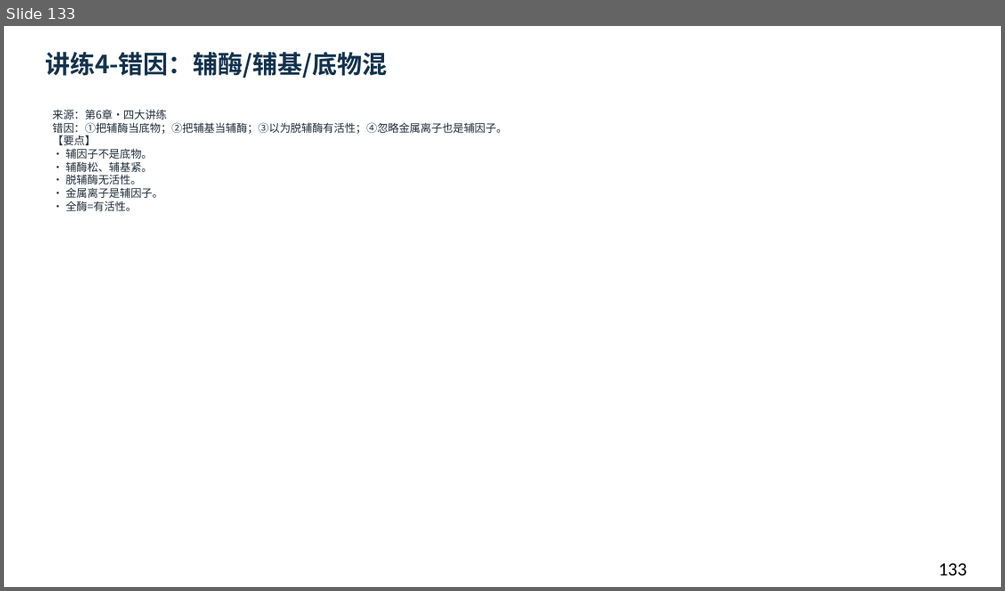
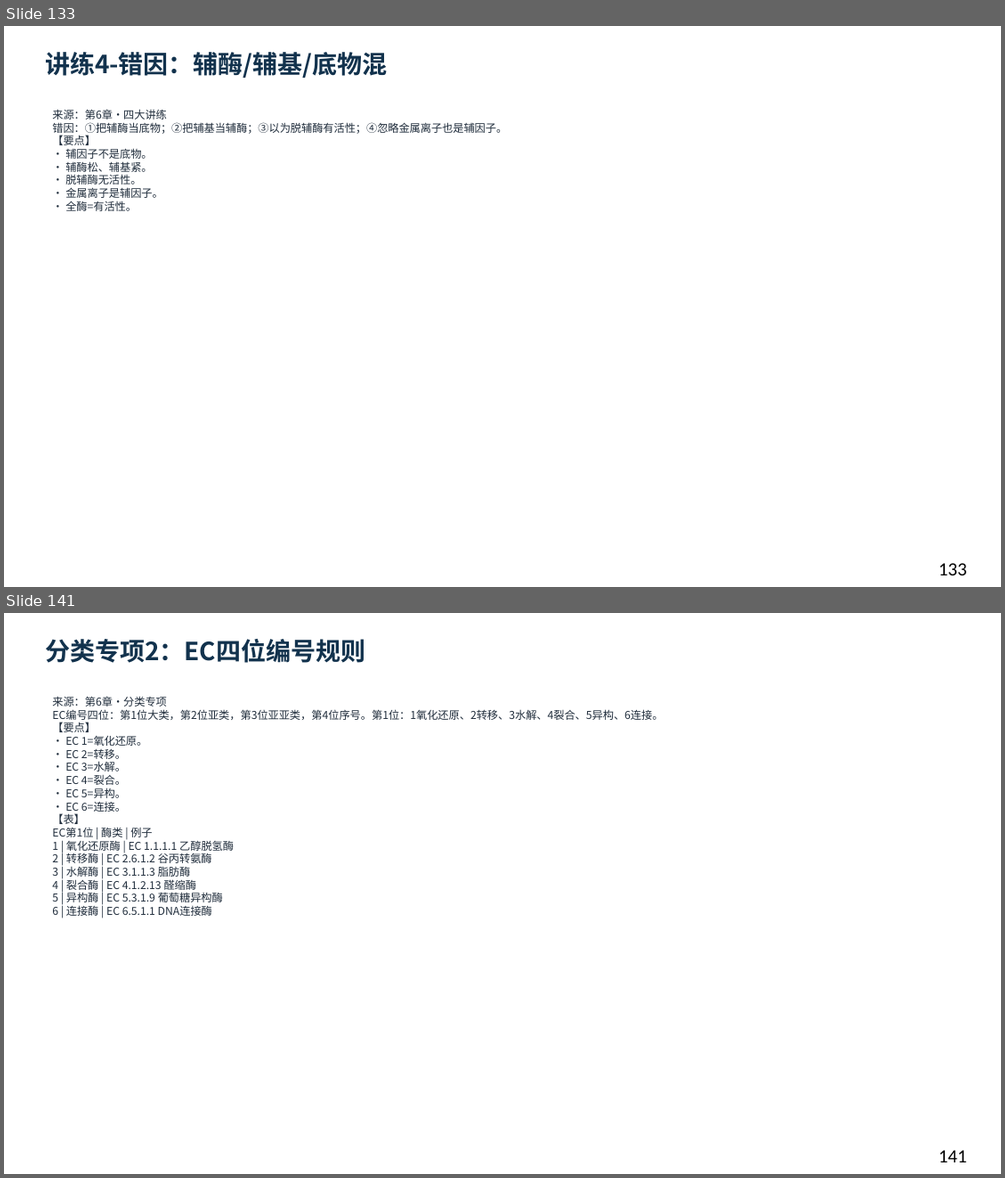
Before and after one commit to newkan-li/Biochemistry, a slide deck: downloads/bc06-ai-style.pptx. Shown one above the other, each under a label of ours: slide 133 before the commit, slides 133 and 141 after it; the slides between them are not shown. The pictures are 1005x591 and 1005x1178 pixels, drawn with LibreOffice and Linux fonts; fonts in the diff are those of the drawing. Boxes give left, top, right and bottom in pixels: in the first picture for what was removed or moved away, otherwise in the second. Text is boxed around its words. In the diff, an @@ line names an element or a change of style, - is before the commit and + after.

Commit message:
bc06加计算专项6页+分类专项6页(EC编号)+网页题55;下载146页;版本20261112bm

```diff
--- a/downloads/bc06-ai-style.pptx
+++ b/downloads/bc06-ai-style.pptx
@@ slide 141 added at <box>4,613,1001,1174</box>, background #FFFFFF @@
@@ text added at <box>45,639,365,663</box>, 24 pt, text #12324D, bold @@
+分类专项2：EC四位编号规则
@@ text added at <box>52,696,663,916</box>, 10.5 pt, text #202D3C @@
+来源：第6章·分类专项
+EC编号四位：第1位大类，第2位亚类，第3位亚亚类，第4位序号。第1位：1氧化还原、2转移、3水解、4裂合、5异构、6连接。
+【要点】
+• EC 1=氧化还原。
+• EC 2=转移。
+• EC 3=水解。
+• EC 4=裂合。
+• EC 5=异构。
+• EC 6=连接。
+【表】
+EC第1位 | 酶类 | 例子
+1 | 氧化还原酶 | EC 1.1.1.1 乙醇脱氢酶
+2 | 转移酶 | EC 2.6.1.2 谷丙转氨酶
+3 | 水解酶 | EC 3.1.1.3 脂肪酶
+4 | 裂合酶 | EC 4.1.2.13 醛缩酶
+5 | 异构酶 | EC 5.3.1.9 葡萄糖异构酶
+6 | 连接酶 | EC 6.5.1.1 DNA连接酶
@@ text added at <box>938,1150,967,1162</box>, 18 pt, text #000000 @@
+141
```
Also in this commit, not shown: 1 slide changed, 11 other slides added, 6 other files.
